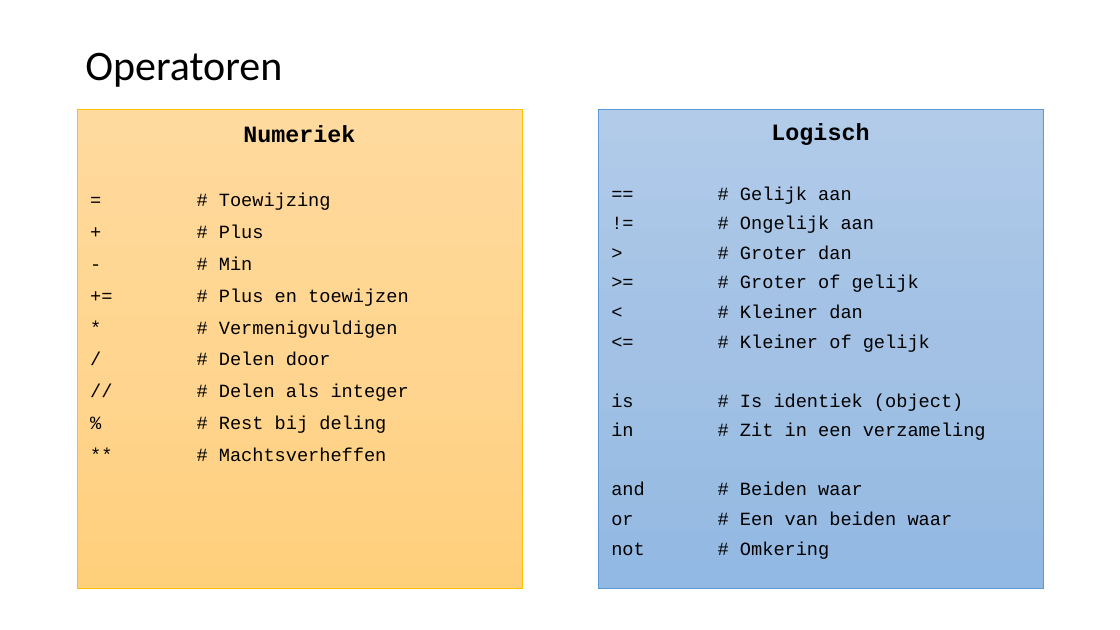
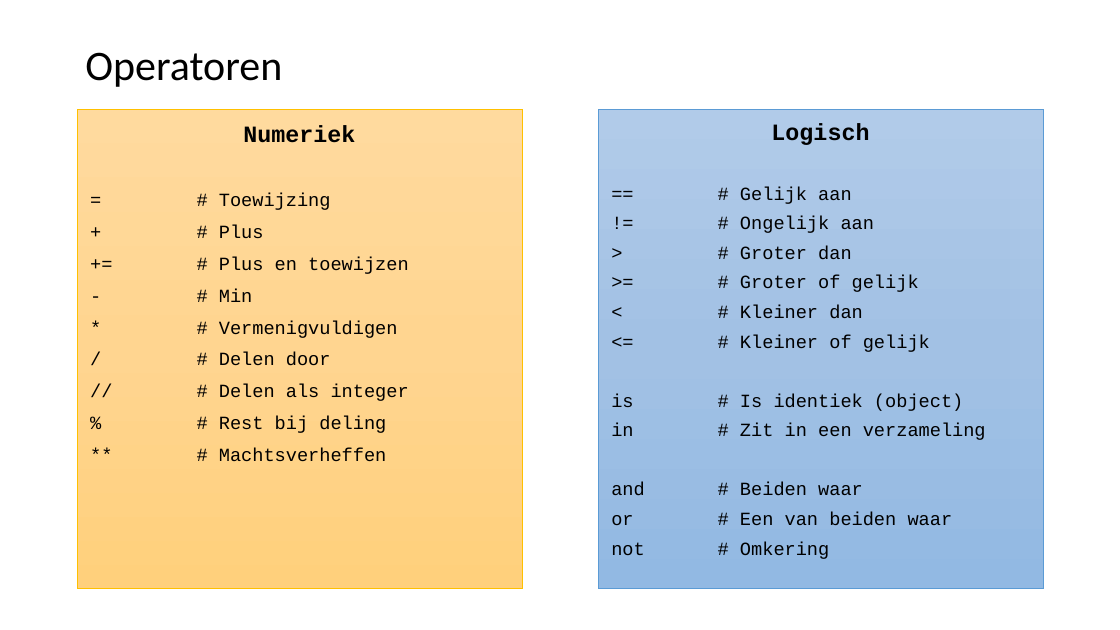
Before and after one commit to LFKoning/knowledge-sharing, a slide deck: slide 30 of python_trainees/1_basics_classes/python_traineeship_1.pptx. Drawn at 1120x630 pixels with LibreOffice and Linux fonts; fonts in the diff are those of the drawing. Boxes give left, top, right and bottom in pixels: in the first picture for what was removed or moved away, otherwise in the second. Text is boxed around its words. In the diff, an @@ line names an element or a change of style, - is before the commit and + after.

```diff
--- a/python_trainees/1_basics_classes/python_traineeship_1.pptx
+++ b/python_trainees/1_basics_classes/python_traineeship_1.pptx
@@ text at (219, 257, 409, 274): paragraph added @@
++= # Plus en toewijzen
@@ text at (219, 289, 409, 306): paragraph removed @@
-+= # Plus en toewijzen
```
Also in this commit, not shown: 10 other slides changed, 2 other files.
